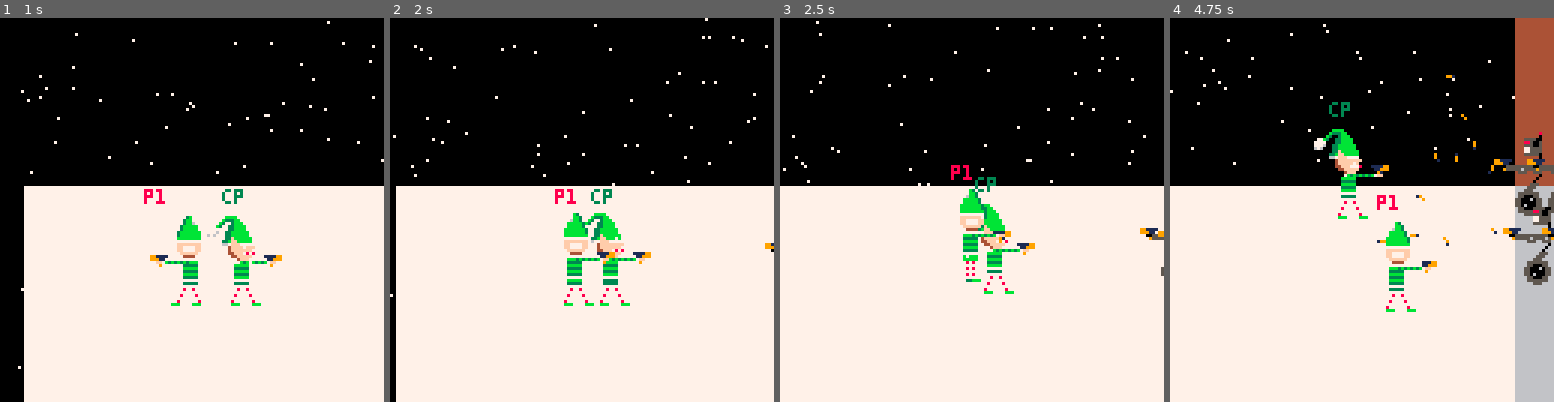
Above: before the commit, frames 1-4 (left to right).
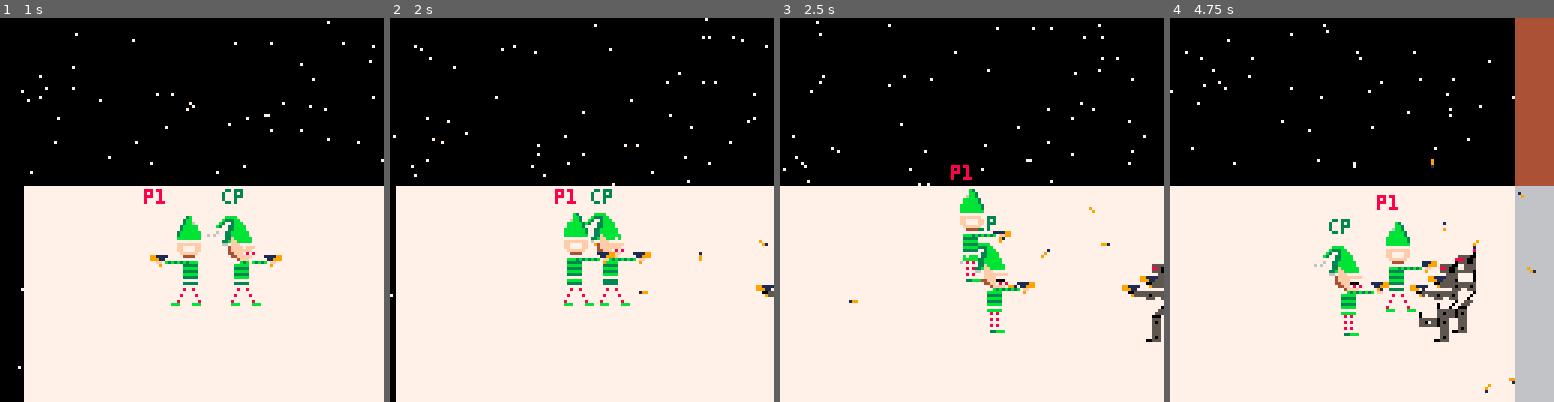
Above: after the commit, the same moments.

Repository: ryangrossGitHub/eva
Game: PICO-8 cartridge eva.p8
The game is run twice, just before and just after one commit, with the same random seed, the same clock (stepped at 60 frames per second) and the same inputs.
Inputs:
- Up to frame 1 (1 s): tap X (X key) at 0.33 s; tap O (Z key) at 0.7 s
- Up to frame 2 (2 s): tap X (X key) at 1.07, 1.85 s; hold Right from 1.6 s (still down); tap O (Z key) at 1.7 s
- Up to frame 3 (2.5 s): release Right at 2.1 s; tap O (Z key) at 2.1 s; hold Up 2.15-2.42 s; hold Right from 2.47 s (still down)
- Up to frame 4 (4.75 s): tap O (Z key) every 0.4 s from 2.5 to 4.5 s; tap X (X key) at 2.97, 4.08 s; release Right at 3.03 s; hold Left 3.08-3.58 s; hold Down 3.63-3.97 s; hold Right 4.02-4.68 s; hold Up from 4.73 s (still down)

Frame 1 is identical in both runs. In frame 2, 0.2% of the frame differs, in the area x 53-100%, y 57-73%; in frame 3, 2.5%; in frame 4, 6.4%, in the area x 37-100%, y 14-98%.

Commit message:
Updated enemies to walk in strait line. Replaced wheels with legs. Added flag checks so bullets bounce off objects. Updated so p1 can't walk through objects. Needs some work though.

Diff:
--- a/eva.p8
+++ b/eva.p8
@@ -270,6 +270,9 @@
 
 
 
+__gff__
+0000000000000000000000000000000000000000000000000000000000000000000000000000000000000000000000000000000000000000000000000000000000000000000000000000000000000000000000000000000000000000000000000000000000000000000000000000000000000000000000000000000000000000
+0000000000000000000000000000000000000000000000000000000000000000000000000000000000000000000000000000000000000000000000000000000000000000000100000000000000000000000000000000000000000000000000000000000000000000000000000000000000000000000000000000000000000000
 __map__
 c3c3c3c3c3c3c3c3c3c3c3c3c3c3c3c3d1d1d1d1d1d1d1d1d1d1d1d1d1d1d1d1d1d1d1d1d1d1d1d1d1d1d1d1d1d1c3c3c3c3c3c3c3c3c3c3c3c3c3c3c3c3c3c3c3c3c3c3c3c3c3c3c3c3c3c3c3c3c3c3c3c3c3c3c3c3c3c3c3c3c3c3c3c3c3c3c3c3c3c3c3c3c3c3c3c3c3c3c3c3c3c3c3c3c3c3c3c300000000000000000000
 c3c3c3c3c3c3c3c3c3c3c3c3c3c3c3c3d1d1d1d1d1d1d1d1d1d1d1d1d1d1d1d1d1d1d1d1d1d1d1d1d1d1d1d1d1d1c3c3c3c3c3c3c3c3c3c3c3c3c3c3c3c3c3c3c3c3c3c3c3c3c3c3c3c3c3c3c3c3c3c3c3c3c3c3c3c3c3c3c3c3c3c3c3c3c3c3c3c3c3c3c3c3c3c3c3c3c3c3c3c3c3c3c3c3c3c3c3c3c3c3c3c3c3c3c3c3c3c3
@@ -281,8 +284,8 @@
 c2c2c2c2c2c2c2c2c2c2c2c2c2c2c2c2c0c0c0c0c0c0c0c0c0c0c0c0c0c0c0c0c0c0c0c0c0c0c0c0c0c0c0c0c0c0c3c3c3c3c3c3c3c3c3c3c3c3c3c3c3c3c3c3c3c3c3c3c3c3c3c3c3c3c3c3c3744040404040404040404040404040c3c3c3404040c3c3c3c3c3c340404040c3404040404040404040c340404040c3c340c340
 c2c2c2c2c2c2c2c2c2c2c2c2c2c2c2c2c0c0c0c0c0c0c0c0c0c0c0c0c0c0c0c0c0c0c0c0c0c0c0c0c0c0c0c0c0c0c3c3c3c3c3c3c3c3c3c3c3c3c3c3c3c3c3c340c3c3c3c3c3c3c3c3c3c3c3c3c340404040404040404040404040404040404040c340404040c3c340404040c340404040404040404040404040404040404040
 c2c2c2c2c2c2c2c2c2c2c2c2c2c2c2c2c0c0c0c0c0c0c0c0c0c0c0c0c0c0c0c0c0c0c0c0c0c0c0c0c0c0c0c0c0c0c3c3c3c3c3c3c3c3c3c3c3c3c3c3c3c3c3c340c3c3c3c3c3c3c3c3c3c3c3c3c340404040404040404040404040404040404040404040c3c3c340404040404040404040404040404040404040404040404040
-c2c2c2c2c2c2c2c2c2c2c2c2c2c2c2c2c0c0c0c0c0c0c0c0c0c0c0c0c0c0c0c0c0c0c0c0c0c0c0c0c0c0c0c0c0c0c3c3c3c3c3c3c3c3c3c3c3c3c3c3c3c3c3c340c3c3c3c3c3c3c3c3c3c3c3c3c3404040404040404040404040404040404040404040404040404040404040404040404040404040c340404040404040404040
-c2c2c2c2c2c2c2c2c2c2c2c2c2c2c2c2c0c0c0c0c0c0c0c0c0c0c0c0c0c0c0c0c0c0c0c0c0c0c0c0c0c0c0c0c0c0c3c3c3c3c3c3c3c3c3c3c3c3c3c3c3c3c3c340c3c3c3c3c3c3c3c3c3c3c3c3c34040404040404040404040404040404040404040404040404040404040404040404040404040404040404040404040404040
+c2c2c2c2c2c2c2c2c2c2c2c2c2c2c2c2c0c0c0c0c0c0c0c5c5c5c5c5c5c5c0c0c0c0c0c0c0c0c0c0c0c0c0c0c0c0c3c3c3c3c3c3c3c3c3c3c3c3c3c3c3c3c3c340c3c3c3c3c3c3c3c3c3c3c3c3c3404040404040404040404040404040404040404040404040404040404040404040404040404040c340404040404040404040
+c2c2c2c2c2c2c2c2c2c2c2c2c2c2c2c2c0c0c0c0c0c0c0c5c0c0c0c0c0c5c0c0c0c0c0c0c0c0c0c0c0c0c0c0c0c0c3c3c3c3c3c3c3c3c3c3c3c3c3c3c3c3c3c340c3c3c3c3c3c3c3c3c3c3c3c3c34040404040404040404040404040404040404040404040404040404040404040404040404040404040404040404040404040
 c2c2c2c2c2c2c2c2c2c2c2c2c2c2c2c2c0c0c0c0c0c0c0c0c0c0c0c0c0c0c0c0c0c0c0c0c0c0c0c0c0c0c0c0c0c0c3c3c3c3c3c3c3c3c3c3c3c3c3c3c3c3c3c340c3c3c3c3c3c3c3c3c3c3c3c3c34040404040404040404040404040c34040404040404040404040404040404040404040404040404040404040404040404040
 c2c2c2c2c2c2c2c2c2c2c2c2c2c2c2c2c0c0c0c0c0c0c0c0c0c0c0c0c0c0c0c0c0c0c0c0c0c0c0c0c0c0c0c0c0c0c3c3c3c3c3c3c3c3c3c3c3c3c3c3c3c3c3c340c3c3c3c3c3c3c3c3c3c3c3c3c34040404040404040404040404040404040404040404040404040404040404040404040404040404040404040404040404040
 c2c2c2c2c2c2c2c2c2c2c2c2c2c2c2c2c0c0c0c0c0c0c0c0c0c0c0c0c0c0c0c0c0c0c0c0c0c0c0c0c0c0c0c0c0c0c3c3c3c3c3c3c3c3c3c3c3c3c3c3c3c3c3c3c3c3c3c3c3c3c3c3c3c3c3c3c3c34040404040404040404040404040404040404040404040404040404040404040404040404040404040404040404040404040
--- a/src/enemies.lua
+++ b/src/enemies.lua
@@ -16,7 +16,7 @@
 		x = camera_x + screen_size + 16,
 		y = rnd(48) + 48,
 		w = 8,
-		h = 24,
+		h = 32,
 		death_animation_frame_delay = 20,
 		death_animation_frame_count = 0, -- death animation frame count
 		dead = false,
@@ -90,7 +90,7 @@
 function seek_player(enemy, p)
 	local distance = abs(p.x - enemy.x)
 
-	if distance > 40 then
+	if distance > 25 then
 		if p.x < enemy.x - enemy.speed then
 			enemy.x -= enemy.speed
 			enemy.sprite_flip = false
@@ -100,13 +100,7 @@
 		end
 	end
 
-	if enemy.y > 38 and p.y < enemy.y - 4 - enemy.speed then
-		enemy.y -= enemy.speed
-	elseif enemy.y < screen_size and p.y > enemy.y + enemy.speed then
-		enemy.y += enemy.speed
-	else
-		handle_enemy_fire(enemy)
-	end
+	handle_enemy_fire(enemy)
 end
 
 function handle_enemy_fire(e)
@@ -119,6 +113,7 @@
 		if not e.sprite_flip then
 			xd = -xd
 		end
+		sfx(0)
 		spawn_dart(e.x+4, e.y+6, xd, 0)
 	end
 end
@@ -148,28 +143,6 @@
 	end
 end
 
-function enemy_coll_detect(player)
-	local hbox = 16 -- hit box
-
-	for enemy in all(enemies) do
-		if not enemy.dead
-		and ((enemy.x - 2 < player.x and player.flip_sprite) or (enemy.x + 2 > player.x and not player.flip_sprite))
-		and (enemy.y - 4 > player.y - hbox + 12 and enemy.y - 4 < player.y + hbox + 8) then
-
-			local weapon_force = 3
-			if player.weapon == 1 then
-				weapon_force = 1
-			end
-
-			if player.flip_sprite then
-				enemy.x -= weapon_force
-			else
-				enemy.x += weapon_force
-			end
-		end
-	end
-end
-
 function enemy_die(enemy, weapon, flip, rotate)
  	enemy.dead = true
 
--- a/src/particles.lua
+++ b/src/particles.lua
@@ -51,6 +51,8 @@
 
         dart_collision_detection(d, p1)
         dart_collision_detection(d, p2)
+        dart_map_collision_detection(d)
+
     end
 end
 
@@ -61,18 +63,69 @@
         local return_dir = 1
         if d.dx > 0 then return_dir = -1 end
 
-        d.dx = (1.0 + rnd(2.0)) * return_dir
-        d.dy = -1.5 - rnd(3.0)
-        d.life = d.life + 20
+        -- if return_dir == 1 then
+        --     o.x -= 1
+        -- else
+        --     o.x += 1
+        -- end
+
+        d.life += 40
 
         -- activate visual spin on hits
-        d.is_tumbling = true
-        -- random direction (clockwise/counter-clockwise) and faster speed
-        d.spin_speed = 0.15 + rnd(0.2)
-        if rnd(1) > 0.5 then d.spin_speed = -d.spin_speed end
+        if not d.is_tumbling then -- first hit
+            d.dx = (1.0 + rnd(2.0)) * return_dir
+            d.dy = -1.5 - rnd(3.0)
+            d.is_tumbling = true
+            -- random direction (clockwise/counter-clockwise) and faster speed
+            d.spin_speed = 0.15 + rnd(0.2)
+            if rnd(1) > 0.5 then d.spin_speed = -d.spin_speed end
+            if d.dx > 0 then d.x = o.x + o.w + 1 else d.x = o.x - 1 end
+        else
+            d.dx = (0.2 + rnd(1)) * return_dir
+            d.dy = -0 - rnd(1)
+        end
 
+        d.bounces = d.bounces - 1
+        if d.bounces <= 0 then
+            del(darts, d)
+        end
+    end
+end
 
-        if d.dx > 0 then d.x = o.x + o.w + 1 else d.x = o.x - 1 end
+function dart_map_collision_detection(d)
+    -- Convert dart pixel coordinates to map tile coordinates
+    local tile_x = flr(d.x / 8)
+    local tile_y = flr(d.y / 8)
+
+    -- Get the sprite ID at this tile and check for Flag 0
+    local sprite = mget(tile_x, tile_y)
+
+    if fget(sprite, 0) then
+        local return_dir = 1
+        if d.dx > 0 then return_dir = -1 end
+
+        d.life += 40
+
+        -- activate visual spin on hits
+        if not d.is_tumbling then -- first hit
+            d.dx = (1.0 + rnd(2.0)) * return_dir
+            d.dy = -1.5 - rnd(3.0)
+            d.is_tumbling = true
+            -- random direction (clockwise/counter-clockwise) and faster speed
+            d.spin_speed = 0.15 + rnd(0.2)
+            if rnd(1) > 0.5 then d.spin_speed = -d.spin_speed end
+        else
+            d.dx = (0.2 + rnd(1)) * return_dir
+            d.dy = -0 - rnd(1)
+        end
+
+        -- Reset pixel positions using the 8x8 tile boundaries
+        -- (tile_x * 8) is the left edge, (+ 8) is the right edge
+        if d.dx > 0 then
+            d.x = (tile_x * 8) + 8 + 1
+        else
+            d.x = (tile_x * 8) - 1
+        end
 
         d.bounces = d.bounces - 1
         if d.bounces <= 0 then
--- a/src/players.lua
+++ b/src/players.lua
@@ -214,9 +214,11 @@
 
 function update_player_move(p, ctrl)
 	-- ctrl is the controller maping
+
 	if btn(0, ctrl)
 		and p.x > 0 -- not out of bounds
-		and p.x > camera_x + 16 then -- in camera frame
+		and p.x > camera_x + 16 -- in camera frame
+		and not fget(mget(flr((p.x + 16 - p.speed) / 8), flr((p.y + 24) / 8)), 0) then -- not running into object
 		p.flip_sprite = true
 		p.x -= p.speed
 
@@ -225,7 +227,8 @@
 		end
 	elseif btn(1, ctrl)
 		and p.x < screen_size * map_width - 16 -- not past the end of the map
-		and p.x < camera_x + screen_size - 16 then -- both players in camera frame
+		and p.x < camera_x + screen_size - 16 -- both players in camera frame
+		and not fget(mget(flr((p.x + 8 + p.speed)/ 8), flr((p.y + 24) / 8)), 0) then -- not running into object
 		p.flip_sprite = false
 		p.x += p.speed
 
@@ -234,9 +237,11 @@
 		end
 	end
 
-	if btn(2, ctrl) and p.y > 24 then
+	if btn(2, ctrl) and p.y > 24
+		and not fget(mget(flr((p.x + 8) / 8), flr((p.y - p.speed + 24) / 8)), 0) then -- not running into object
 		p.y -= p.speed
-	elseif btn(3, ctrl) and p.y < screen_size - 33 then
+	elseif btn(3, ctrl) and p.y < screen_size - 33
+		and not fget(mget(flr((p.x + 8) / 8), flr((p.y + p.speed + 24) / 8)), 0) then -- not running into object
 		p.y += p.speed
 	end
 
@@ -301,8 +306,6 @@
 	end
 	-- add(particles, particle(p.x+4, p.y + 15, xs, 0, 9, 7, nil, p.flip_sprite))
 	spawn_dart(p.x+4, p.y + 15, xd, 0)
-
-	enemy_coll_detect(p)
 end
 
 function draw_player_weapon(p)
--- a/src/stages.lua
+++ b/src/stages.lua
@@ -11,7 +11,7 @@
 
 stages = {
   {
-    enemy_spawn_count = 10, -- unlimited
+    enemy_spawn_count = 2, -- unlimited
     enemy_speed = 0.4,
     enemy_spawn_delay = 14,
     enemy_spawn_initial_delay = 0,
Not shown, changed: 19 lines of the sprite sheet (__gfx__) section of eva.p8
